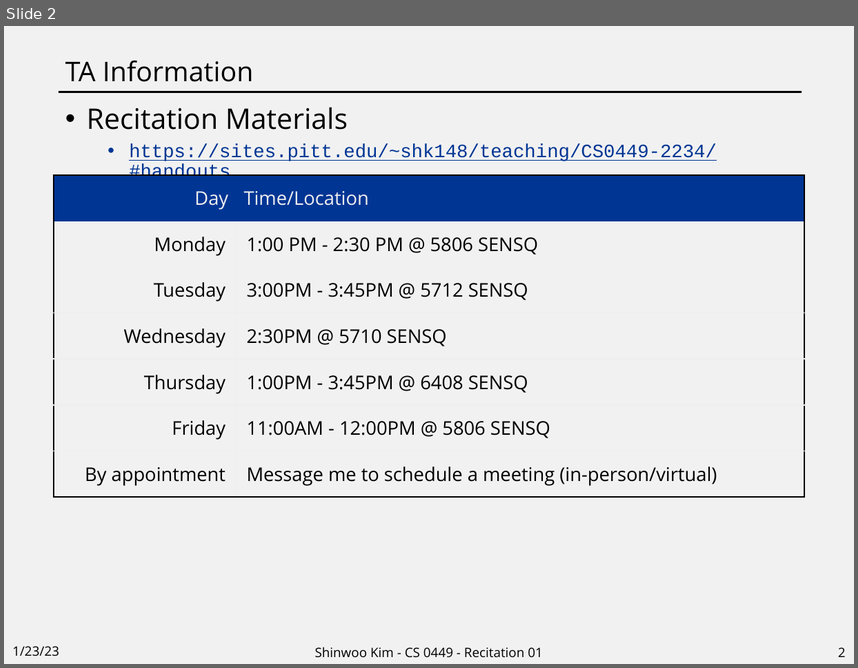
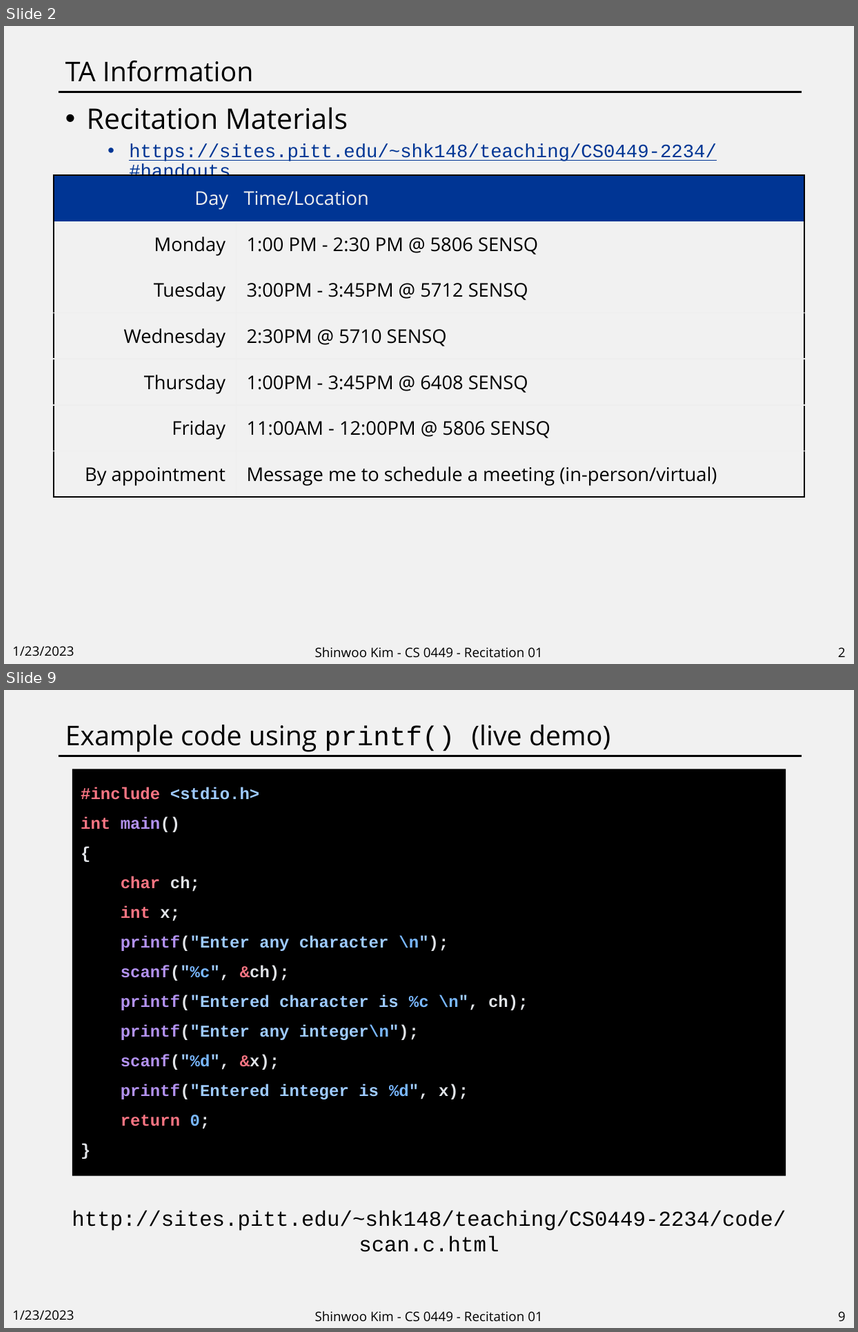
Before and after one commit to shinwookim/website-archive, a slide deck: teaching/CS0449-2234/rec01.pptx. Shown one above the other, each under a label of ours: slide 2 before the commit, slides 2 and 9 after it; the slides between them are not shown. The pictures are 858x668 and 858x1332 pixels, drawn with LibreOffice and Linux fonts; fonts in the diff are those of the drawing. Boxes give left, top, right and bottom in pixels: in the first picture for what was removed or moved away, otherwise in the second. Text is boxed around its words. In the diff, an @@ line names an element or a change of style, - is before the commit and + after.

```diff
--- a/teaching/CS0449-2234/rec01.pptx
+++ b/teaching/CS0449-2234/rec01.pptx
@@ slide 9 added at [4, 690, 854, 1328], background #F1F1F1; not listed: 1 template element that a slide beside it also shows @@
@@ title added at [65, 724, 611, 752], 23 pt, text #000000 @@
+Example code using printf() (live demo)
@@ rectangle added at [72, 769, 786, 1175], fill #000000, 14 pt, text #9ECBFF, bold @@
+#include <stdio.h>
+int main()
+{
+char ch;
+int x;
+printf("Enter any character \n");
+scanf("%c", &ch);
+printf("Entered character is %c \n", ch);
+printf("Enter any integer\n");
+scanf("%d", &x);
+printf("Entered integer is %d", x);
+return 0;
+}
@@ text added at [72, 1210, 786, 1252], 18 pt, text #000000 @@
+http://sites.pitt.edu/~shk148/teaching/CS0449-2234/code/scan.c.html
@@ text added at [12, 1310, 74, 1320], 11 pt, text #000000 @@
+1/23/2023
@@ text added at [315, 1310, 542, 1321], 11 pt, text #000000 @@
+Shinwoo Kim - CS 0449 - Recitation 01
@@ page number added at [838, 1311, 846, 1321], 11 pt, text #000000 @@
+9
@@ slide 2 changed as well @@
@@ text at [12, 646, 74, 656]: text changed @@
-1/23/23
+1/23/2023
```
Also in this commit, not shown: 1 other slide changed, 6 other slides added, 3 other files.
